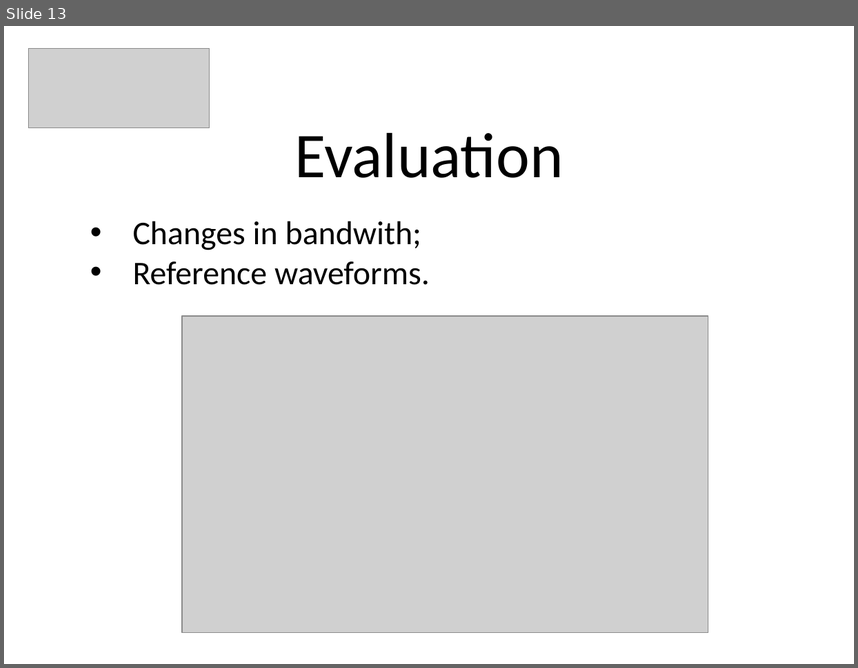
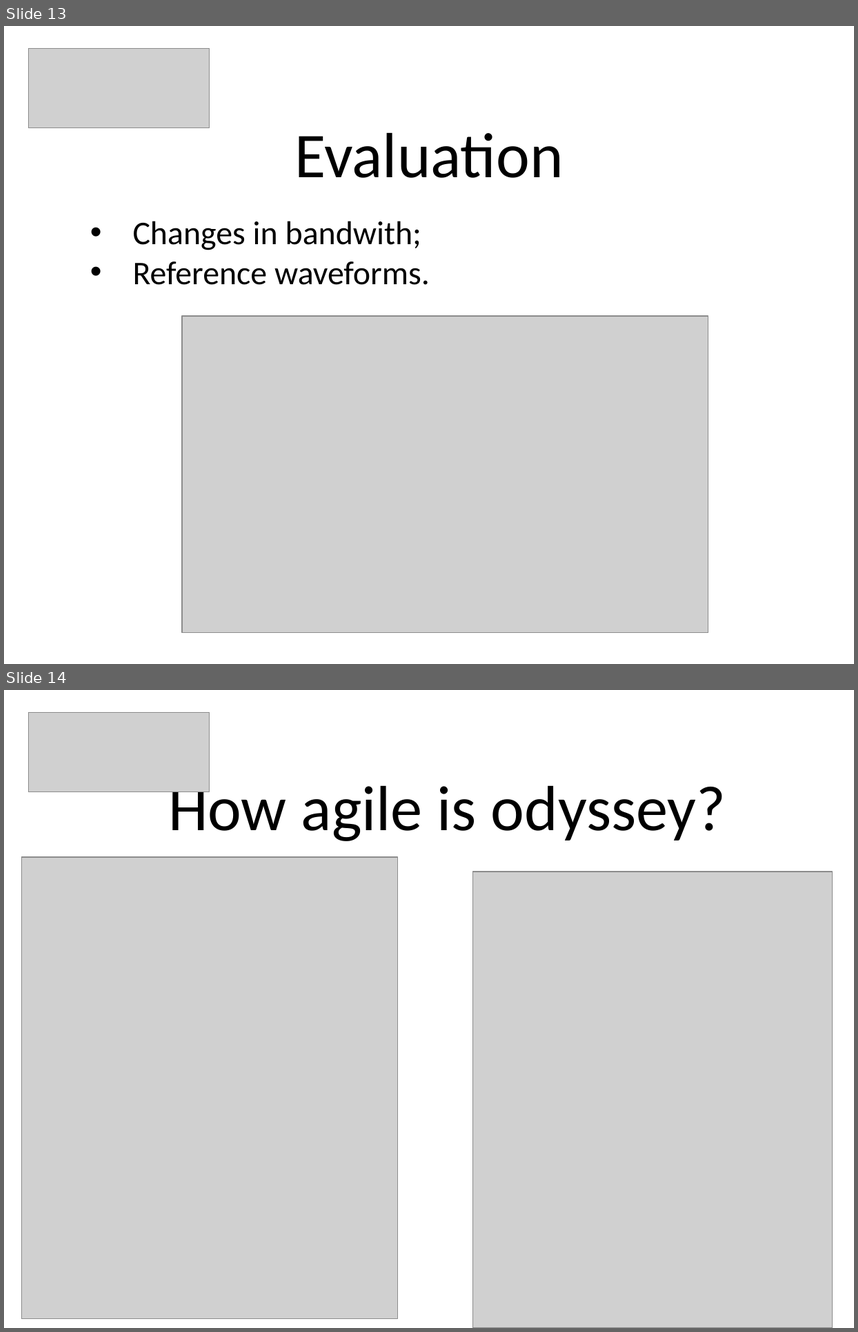
Before and after one commit to PeBraz/AirDesk, a slide deck: paper-presentation/cmov-presentation.pptx. Shown one above the other, each under a label of ours: slide 13 before the commit, slides 13 and 14 after it. The pictures are 858x668 and 858x1332 pixels, drawn with LibreOffice and Linux fonts; fonts in the diff are those of the drawing; grey boxes stand for pictures. Boxes give left, top, right and bottom in pixels: in the first picture for what was removed or moved away, otherwise in the second. Text is boxed around its words. In the diff, an @@ line names an element or a change of style, - is before the commit and + after.

```diff
--- a/paper-presentation/cmov-presentation.pptx
+++ b/paper-presentation/cmov-presentation.pptx
@@ slide 14 added at (4,690,854,1328), background #FFFFFF @@
@@ picture added at (29,712,210,792) @@
@@ title added at (168,777,726,841), 54 pt, text #000000 @@
+How agile is odyssey?
@@ picture added at (22,858,399,1319) @@
@@ picture added at (473,871,833,1328) @@
```
Also in this commit, not shown: 5 other slides added.
